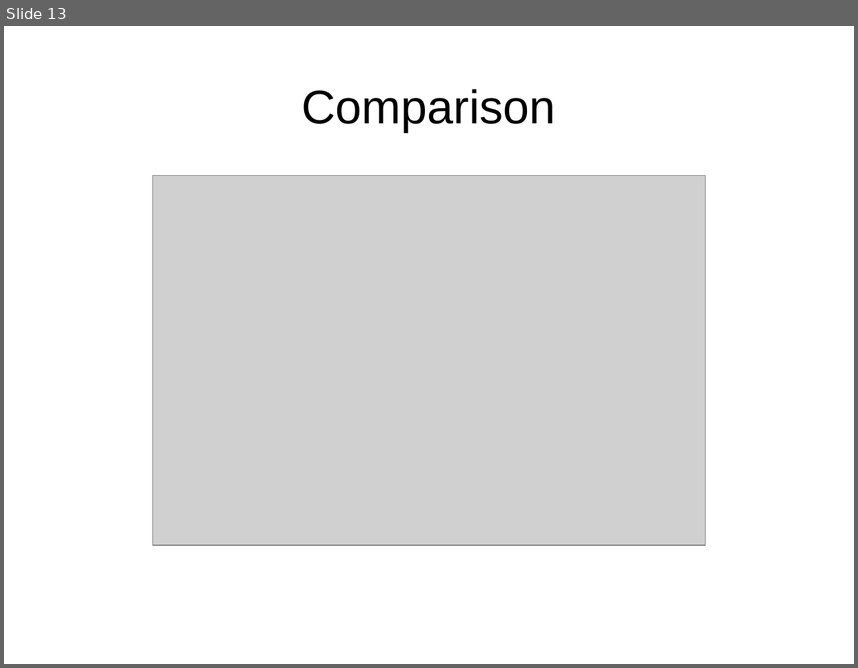
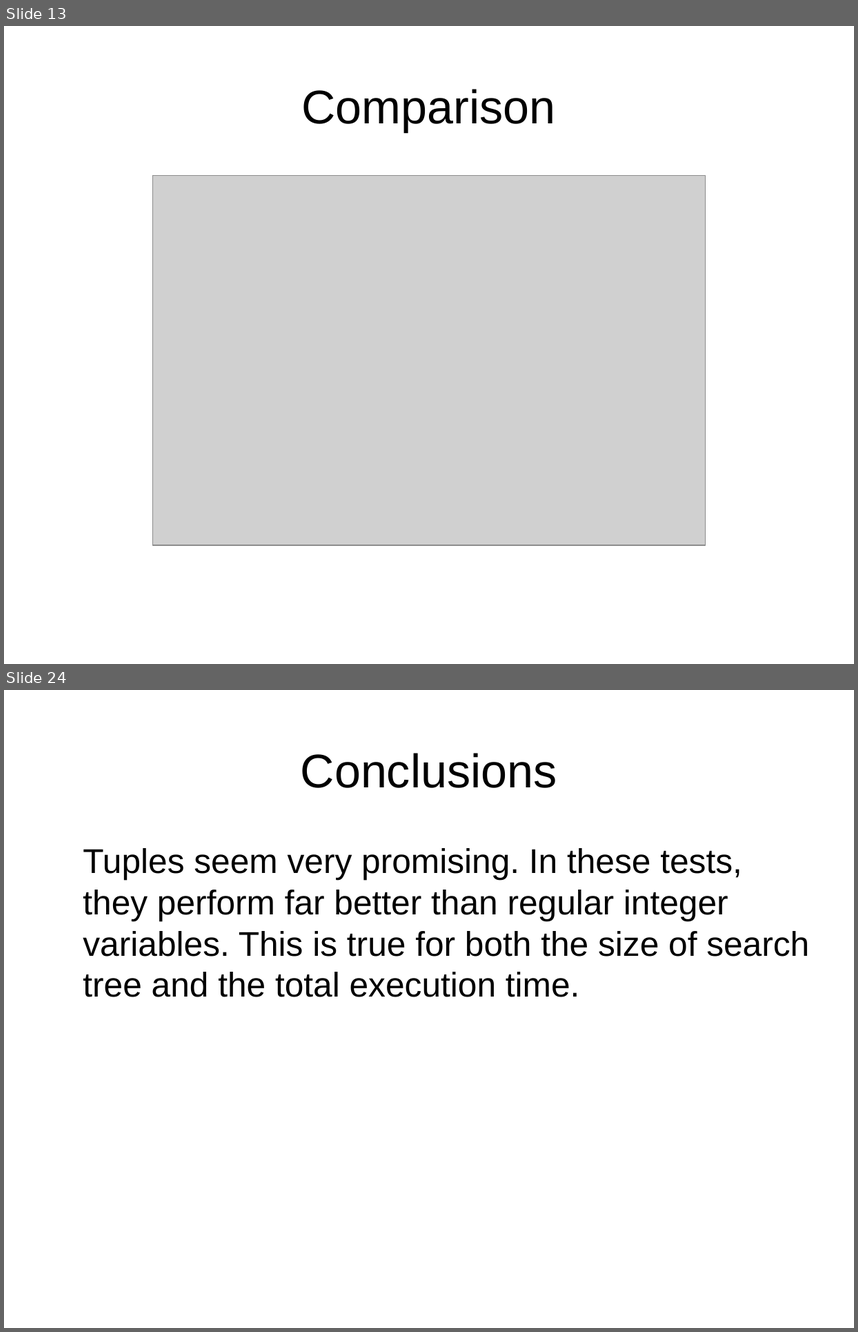
Before and after one commit to klutt/gecode-tuples, a slide deck: doc/presentation.odp. Shown one above the other, each under a label of ours: slide 13 before the commit, slides 13 and 24 after it; the slides between them are not shown. The pictures are 858x668 and 858x1332 pixels, drawn with LibreOffice and Linux fonts; fonts in the diff are those of the drawing; grey boxes stand for pictures. Boxes give left, top, right and bottom in pixels: in the first picture for what was removed or moved away, otherwise in the second. Text is boxed around its words. In the diff, an @@ line names an element or a change of style, - is before the commit and + after.

```diff
--- a/doc/presentation.odp
+++ b/doc/presentation.odp
@@ slide 24 added at bbox=[4, 690, 854, 1328], background #FFFFFF @@
@@ title added at bbox=[301, 753, 557, 788], 44 pt, text #000000 @@
+Conclusions
@@ text added at bbox=[83, 848, 809, 997], 32 pt, text #000000 @@
+Tuples seem very promising. In these tests, they perform far better than regular integer variables. This is true for both the size of search tree and the total execution time.
```
Also in this commit, not shown: 10 other slides added, 5 other files.
